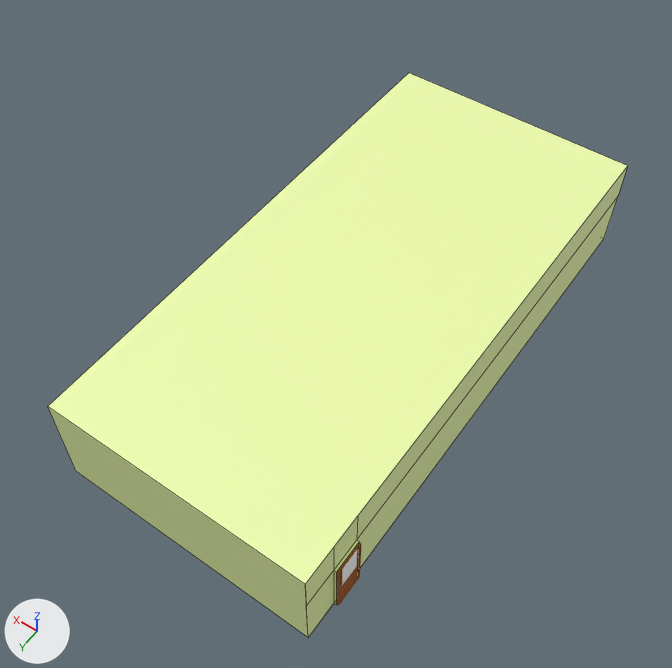
What one commit did to the FBX model Hit The Goalkeeper/Assets/Models/Classroom.fbx.
Rendered twice from a camera (50 mm lens) standing at (-25.1, 22.5, 58.7) and looking at (0.5, -13.4, 2.3). The axes (+X, +Y, +Z) are drawn at lower left. The lights are the same throughout. Mesh edges are drawn as thin lines on the coarser meshes. Where no turn or scale is listed for an object, it has been applied to the vertices.

Script lines for the objects in view, before the commit:
```python
me_mesh_008 = bpy.data.meshes.new('Mesh.008')
me_mesh_008.from_pydata(...)  # 16 vertices, 8 faces; spans x -0.2..0.0, y -44.7..0.0, z 0.0..8.7
me_mesh_008.materials.append(mat_wallmat)  # green #f0ffaf
# before: 2 (0.0, -44.7, 8.7) at pixel (627, 165), 3 (0.0, 0.0, 8.7) at pixel (305, 584), 4 (0.0, -2.9, 8.7) at pixel (333, 547), 5 (0.0, -5.4, 8.7) at pixel (357, 515), 7 (0.0, 0.0, 5.3) at pixel (306, 606)
# before: 9 (0.0, -5.4, 5.3) at pixel (356, 539), 10 (0.0, -2.9, 5.3) at pixel (333, 570), 13 (-0.2, -5.4, 5.3) at pixel (359, 541), 14 (-0.2, -2.9, 5.3) at pixel (336, 572)
me_mesh_009 = bpy.data.meshes.new('Mesh.009')
me_mesh_009.from_pydata([(-21.5, 0.0, 0.0), (0.0, 0.0, 0.0), (-21.5, 0.0, 8.7), (0.0, 0.0, 8.7)], [], [(0, 1, 3, 2)])
me_mesh_009.materials.append(mat_wallmat)  # green #f0ffaf
me_mesh_011 = bpy.data.meshes.new('Mesh.011')
me_mesh_011.from_pydata([(-21.5, 0.0, 0.0), (0.0, 0.0, 0.0), (-21.5, -44.7, 0.0), (0.0, -44.7, 0.0)], [], [(0, 1, 3, 2)])
me_mesh_011.materials.append(mat_wallmat)  # green #f0ffaf
ob_ceiling = bpy.data.objects.new('ceiling', me_mesh_011)
ob_ceiling.location = (10.76, 5.51, 6.44)
ob_wall1 = bpy.data.objects.new('wall1', me_mesh_009)
ob_wall1.location = (10.76, 5.51, -2.26)
ob_wall2 = bpy.data.objects.new('wall2', me_mesh_008)
ob_wall2.location = (-10.76, 5.51, -2.26)
```
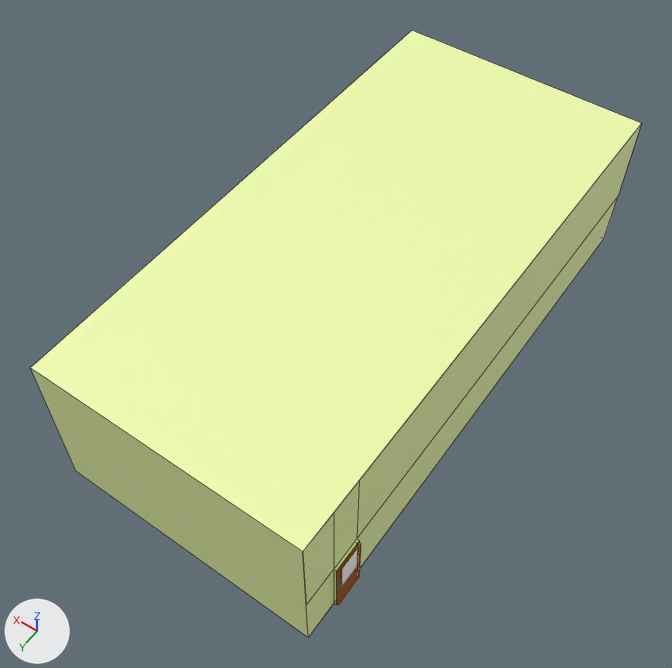
The change, as a list of edits to the scene's bpy script:
```text
Change me_mesh_008:
    where me_mesh_008.from_pydata(...)  # 16 vertices, 8 faces; spans x -0.2..0.0, y -44.7..0.0, z 0.0..8.7
    used by ob_wall2; location = (-10.76, 5.51, -2.26)
    me_mesh_008 part 2
    add for i in [7, 9, 10, 13, 14]: me_mesh_008.vertices[i].co += Vector((0.0, 0.0, 0.2))
    add for i in [*range(2, 6)]: me_mesh_008.vertices[i].co += Vector((0.0, 0.0, 4.4))
Change me_mesh_009:
    where me_mesh_009.from_pydata(...)  # 4 vertices, 1 face; spans x -21.5..0.0, y 0.0, z 0.0..8.7
    used by ob_wall1; location = (10.76, 5.51, -2.26)
    me_mesh_009 part 1
    me_mesh_009.vertices[2].co: (-21.5, 0.0, 8.7) -> (-21.5, 0.0, 13.1)  # pixel (305, 584) -> pixel (302, 551)
    me_mesh_009.vertices[3].co: (0.0, 0.0, 8.7) -> (0.0, 0.0, 13.1)  # pixel (47, 406) -> pixel (30, 367)
Change ob_ceiling:
    ob_ceiling.location: (10.76, 5.51, 6.44) -> (10.76, 5.51, 10.87)
```

Location of each change, (x1, y1, x2, y2) in pixels of the pictures (672 x 668 px):
'ceiling', moved
    before: (48, 73, 627, 584)
    after: (31, 31, 641, 551)
'wall2', reshaped (9% taller)
    before: (305, 166, 628, 638)
    after: (303, 125, 641, 638)
'wall1', reshaped (7% wider, 17% taller)
    before: (48, 407, 308, 637)
    after: (31, 368, 308, 637)
